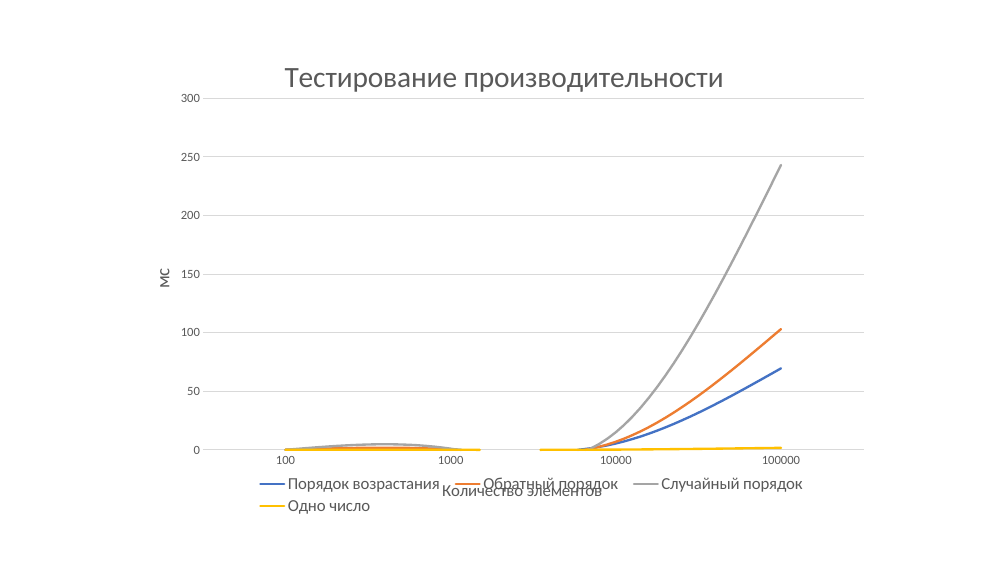
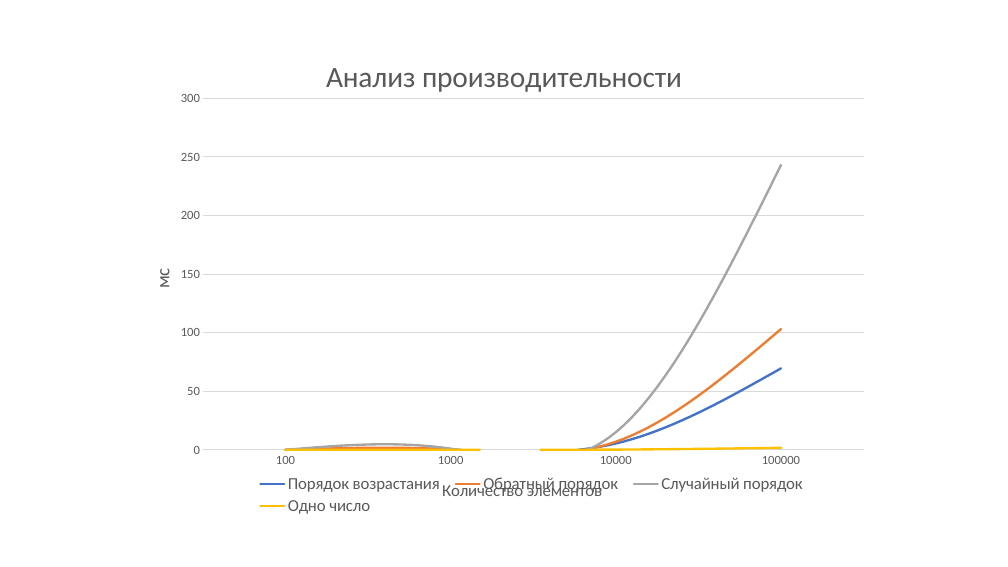
Before and after one commit to Far0ver/TangoTree, a slide deck: slide 16 of Танго дерево презентация.pptx. Drawn at 1008x567 pixels with LibreOffice and Linux fonts; fonts in the diff are those of the drawing. Boxes give left, top, right and bottom in pixels: in the first picture for what was removed or moved away, otherwise in the second. Text is boxed around its words. In the diff, an @@ line names an element or a change of style, - is before the commit and + after.

```diff
--- a/Танго дерево презентация.pptx
+++ b/Танго дерево презентация.pptx
@@ line chart at <box>133,42,876,525</box> @@
@@ title "Тестирование производительности " to "Анализ производительности " @@
```
Also in this commit, not shown: 9 other slides changed.
